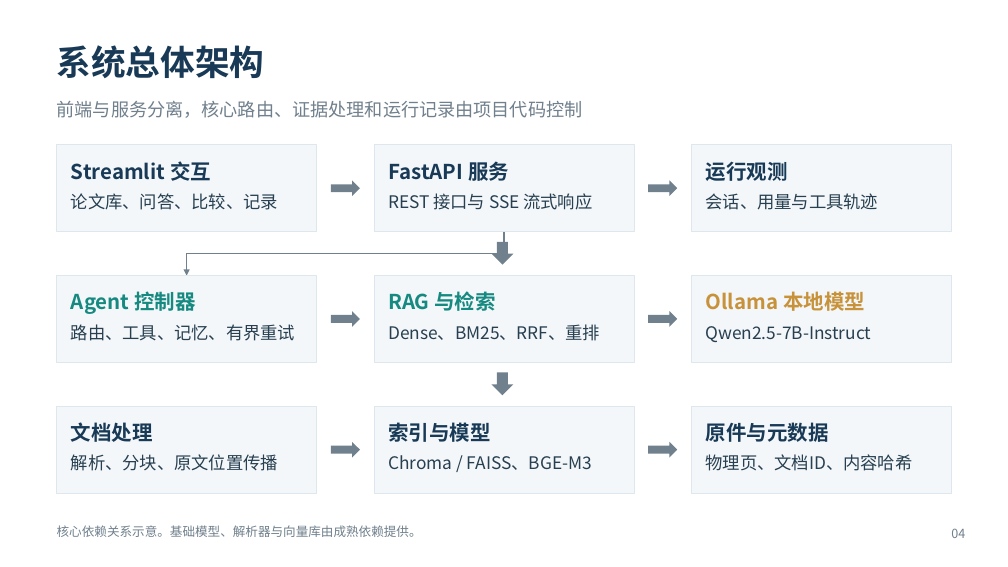
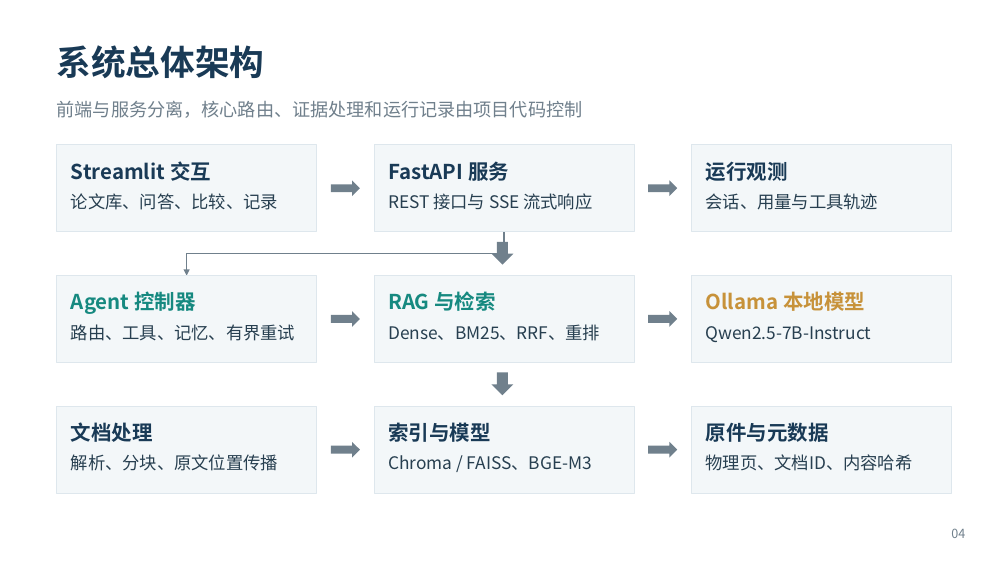
Before and after one commit to JueBeiYi/-RAG-Agent-, a slide deck: slide 4 of artifacts/defense/课设答辩_智能科研助理.pptx. Drawn at 1008x567 pixels with LibreOffice and Linux fonts; fonts in the diff are those of the drawing. Boxes give left, top, right and bottom in pixels: in the first picture for what was removed or moved away, otherwise in the second. Text is boxed around its words. In the diff, an @@ line names an element or a change of style, - is before the commit and + after.

```diff
--- a/artifacts/defense/课设答辩_智能科研助理.pptx
+++ b/artifacts/defense/课设答辩_智能科研助理.pptx
@@ text removed at bbox=[57, 525, 422, 537] @@
-核心依赖关系示意。基础模型、解析器与向量库由成熟依赖提供。
```
Also in this commit, not shown: 16 other slides changed, 2 slides added, 2 slides removed, 9 other files.
